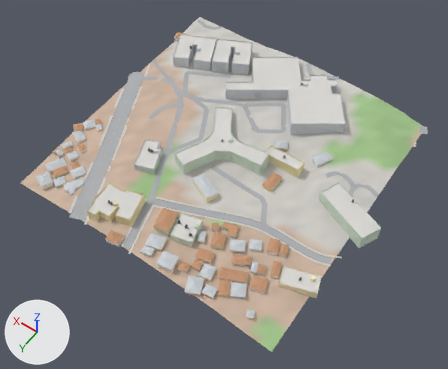
Renders of the glTF model city/hi/t_1_-2.glb from each side of a commit.
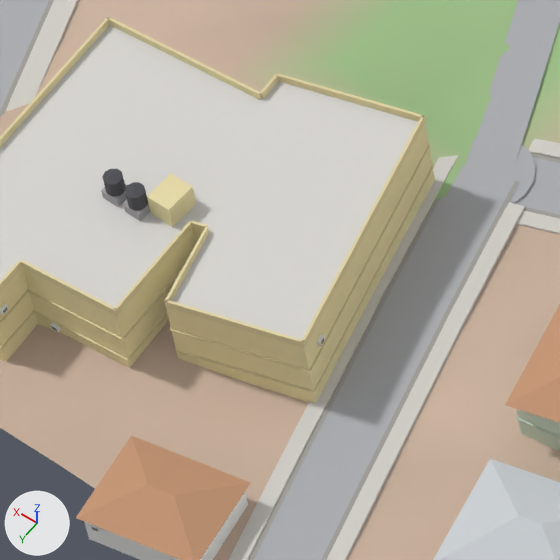
The first picture shows the older version from a camera (50 mm lens) standing at (179.0, -90.0, 437.0) and looking at (372.0, -360.0, 13.0). The close-ups show the older and then the newer version on the part from 21% to 35% of the width and 49% to 66% of the height of that picture. Only the edits that show in the close-ups are written down. Arrows for +X, +Y and +Z are at lower left; the lights stay in place. Vertices at exactly the same position are counted once.

Objects in the first close-up: 'Buildings-col', 'Details', 'Roads-col', 'Sidewalks-col', 'Terrain-col'.
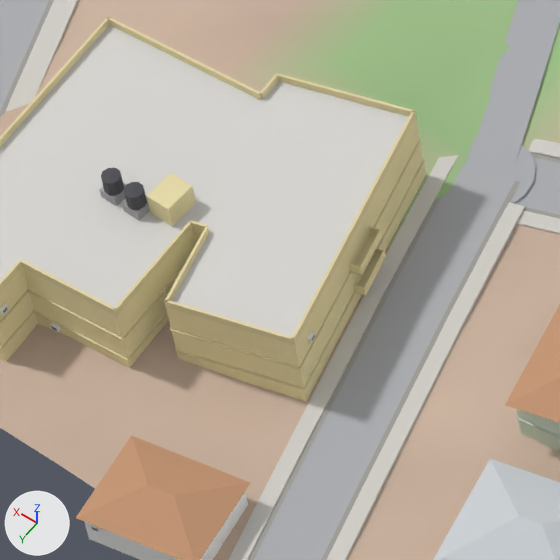
Boxes [x1, y1, x2, y2] around the edits, measured in the close-ups (560 x 560 px; the box of a moved part takes in the faces that stretch with it):
part 1 of me_buildings_col, moved or reshaped: before [166, 81, 435, 403]; after [166, 81, 426, 402]
part 2 of me_details, moved or reshaped (not visible before): after [292, 110, 416, 344]
part 3 of me_details, added (beige): after [349, 226, 382, 275]
part 4 of me_details, moved or reshaped: before [317, 335, 325, 346]; after [308, 331, 315, 343]
part 5 of me_details, added (beige): after [353, 248, 386, 296]
part 6 of me_details, moved or reshaped: before [111, 73, 434, 393]; after [104, 73, 425, 390]

Patch to the scene script:
```diff
--- a/city/hi/t_1_-2.glb.py
+++ b/city/hi/t_1_-2.glb.py
@@ me_buildings_col @@
 me_buildings_col.from_pydata(...)  # 915 vertices, 1090 faces; spans x 238.0..517.0, y -506.0..-252.0, z 15.0..46.0
 # used by ob_buildings_col; location = (0.0, 0.0, 0.0)
 # before: 92 (401.0, -274.0, 24.0), 93 (401.0, -274.0, 34.0) at pixel (304, 348), 94 (409.0, -300.0, 24.0), 95 (409.0, -300.0, 34.0) at pixel (425, 121)
+# me_buildings_col part 1
+for i in [*range(92, 96)]: me_buildings_col.vertices[i].co += Vector((1.0, 0.0, 0.0))
 me_buildings_col.materials.append(mat_wall)
@@ me_details @@
 # used by ob_details; location = (0.0, 0.0, 0.0)
-me_details.from_pydata(...)  # 4203 vertices, 6992 faces; spans x 237.0..514.0, y -506.0..-252.0, z 18.0..48.0
+me_details.from_pydata(...)  # 4251 vertices, 7088 faces; spans x 237.0..514.0, y -506.0..-252.0, z 18.0..48.0
+# me_details part 2: the loose piece of 8 vertices spanning x 402.0, y -277.0, z 31.0..32.0 is scaled about its middle by (47.7, 47.6, 2.18), then moved by (4.0, -10.0, 3.0)
+# me_details part 3: the loose piece of 24 vertices spanning x 394.0..399.0, y -447.0..-444.0, z 34.0..35.0 is copied, and the copy is turned 71.2 degrees about the z axis through its middle, then moved by (9.0, 158.0, -3.0); it spans x 405.0..407.0, y -289.0..-285.0, z 30.0..31.0
+# me_details part 4: the loose piece of 8 vertices spanning x 402.0, y -277.0..-276.0, z 31.0..32.0 is moved by (1.0, 0.0, 0.0)
+# me_details part 5: a new loose piece of 24 vertices spanning x 405.0..407.0, y -289.0..-285.0, z 27.0..28.0, in mat_props
+# me_details part 6: 37 vertices moved from x 401.0..423.0, y -300.0..-274.0, z 26.0..37.0 to x 402.0..423.0, y -300.0..-274.0, z 26.0..37.0; 17 vertices removed from x 401.0..426.0, y -300.0..-274.0, z 26.0..37.0; 9 vertices added at x 413.0..427.0, y -299.0..-276.0, z 26.0..37.0
+# other edits to the shape of me_details do not show in these pictures
 me_details.materials.append(mat_props)
```
